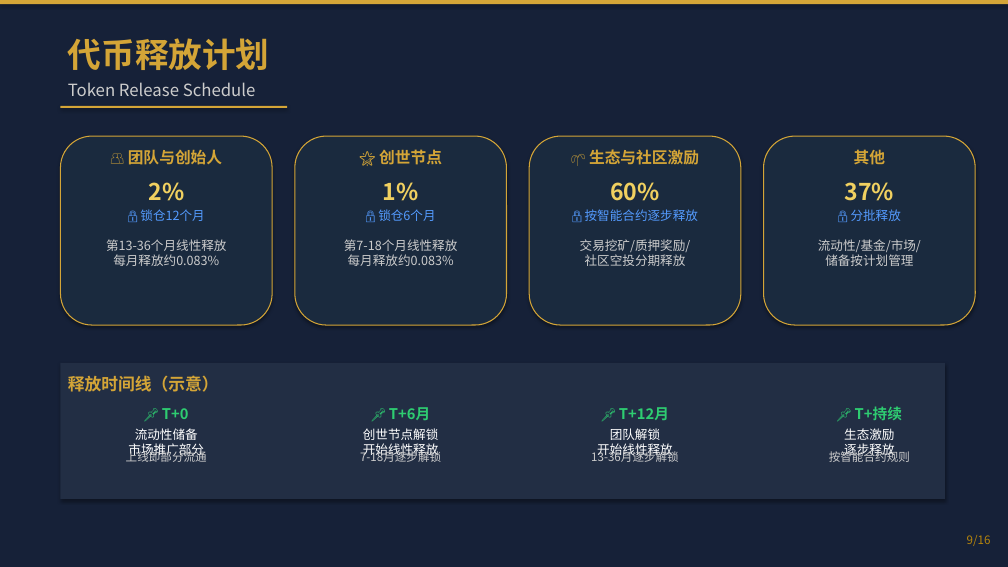
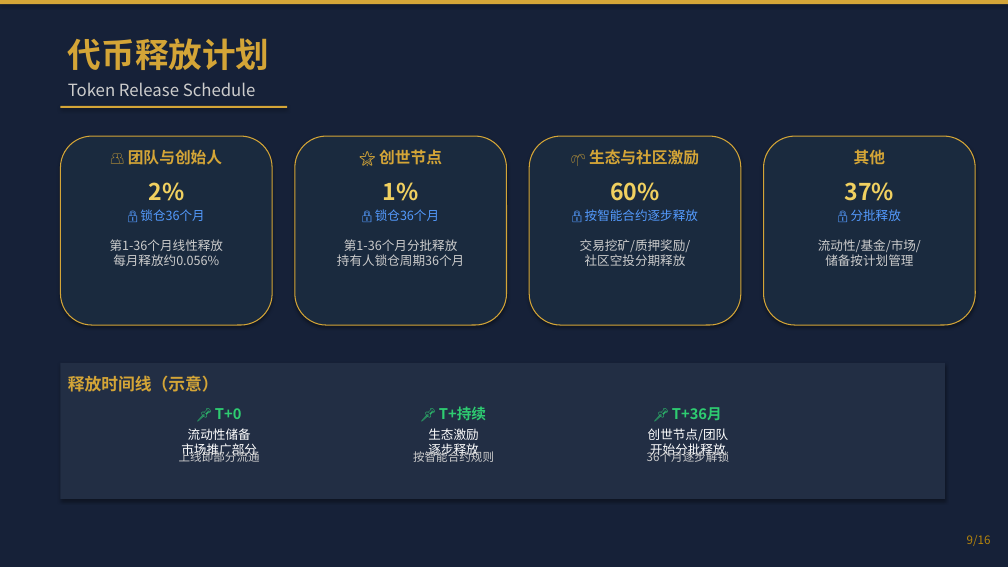
Before and after one commit to 7-Benson/golden-peacock-exchange, a slide deck: slide 9 of projects/金孔雀交易所PPT/金孔雀交易所_Golden_Peacock_Exchange.pptx. Drawn at 1008x567 pixels with LibreOffice and Linux fonts; fonts in the diff are those of the drawing. Boxes give left, top, right and bottom in pixels: in the first picture for what was removed or moved away, otherwise in the second. Text is boxed around its words. In the diff, an @@ line names an element or a change of style, - is before the commit and + after.

Commit message:
feat: 金孔雀交易所PPT v1.1 定位调整为综合性合规资产交易平台
- 定位从数字资产交易平台 → 多种合规复合型资产的综合性交易平台
- GPC总量从100亿调整为10亿
- 新增股票证券资产交易模块
- 创世节点及合伙人锁仓调整为36个月
- 交易所手续费月结
- 全部页面更新平台定位描述

```diff
--- a/projects/金孔雀交易所PPT/金孔雀交易所_Golden_Peacock_Exchange.pptx
+++ b/projects/金孔雀交易所PPT/金孔雀交易所_Golden_Peacock_Exchange.pptx
@@ text at box(140, 209, 205, 221): text changed @@
-🔒 锁仓12个月
+🔒 锁仓36个月
@@ text at box(375, 209, 439, 221): text changed @@
-🔒 锁仓6个月
+🔒 锁仓36个月
@@ text at box(110, 239, 224, 266): text changed @@
-第13-36个月线性释放
-每月释放约0.083%
+第1-36个月线性释放
+每月释放约0.056%
@@ text at box(337, 239, 464, 266): text changed @@
-第7-18个月线性释放
-每月释放约0.083%
+第1-36个月分批释放
+持有人锁仓周期36个月
@@ text at box(439, 406, 486, 420): text changed @@
-📌 T+6月
+📌 T+持续
@@ text at box(672, 408, 707, 419): text changed @@
-📌 T+12月
+📌 T+36月
@@ text removed at box(855, 406, 902, 420) @@
-📌 T+持续
@@ 3 texts: place and size @@
-3 texts at box(126, 408, 207, 462)
+3 texts at box(179, 408, 260, 462)
@@ text "按智能合约规则": place and size @@
-text "按智能合约规则" at box(829, 449, 910, 462)
+text "按智能合约规则" at box(413, 449, 494, 462)
@@ text removed at box(360, 449, 441, 462) @@
-7-18月逐步解锁
@@ text at box(428, 428, 478, 458): text changed @@
-创世节点解锁
-开始线性释放
+生态激励
+逐步释放
@@ text at box(647, 449, 729, 462): text changed @@
-13-36月逐步解锁
+36个月逐步解锁
@@ text at box(648, 428, 729, 458): text changed @@
-团队解锁
-开始线性释放
+创世节点/团队
+开始分批释放
@@ text removed at box(844, 428, 894, 458) @@
-生态激励
-逐步释放
```
Also in this commit, not shown: 13 other slides changed, 1 slide added, 1 slide removed, 2 other files.
